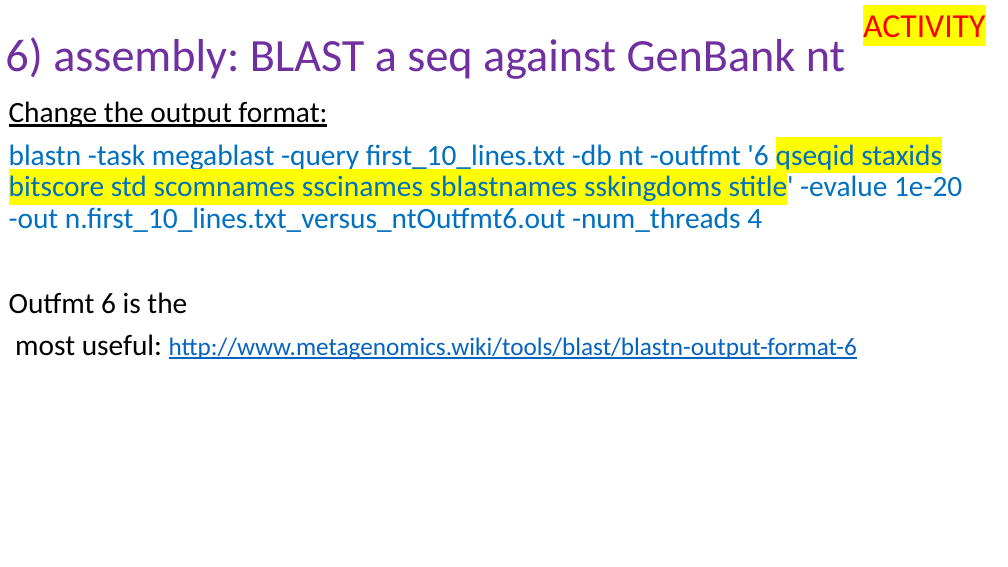
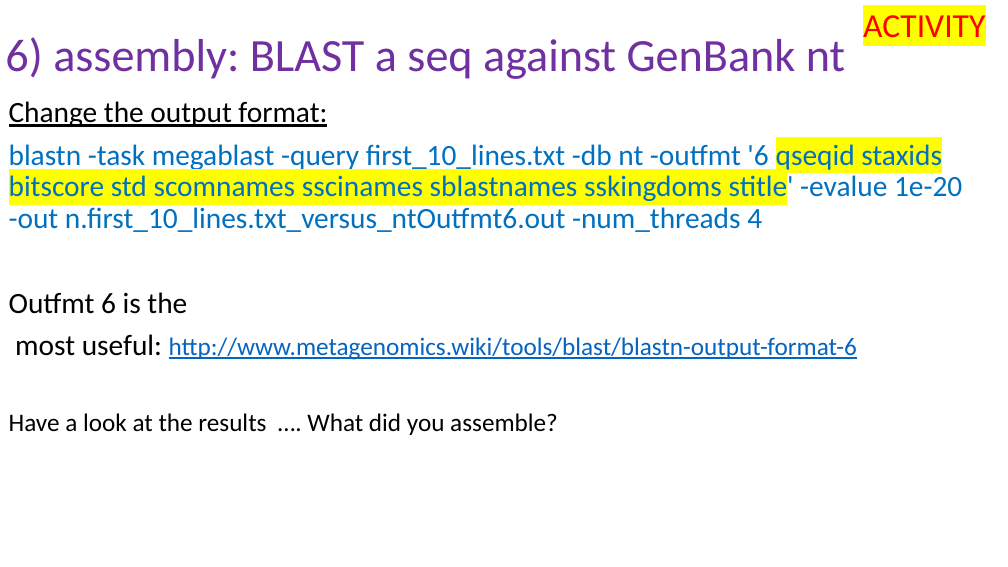
Before and after one commit to peterthorpe5/genome_assembly_workshop, a slide deck: slide 34 of powerpoint/6_assembly.pptx. Drawn at 1008x567 pixels with LibreOffice and Linux fonts; fonts in the diff are those of the drawing. Boxes give left, top, right and bottom in pixels: in the first picture for what was removed or moved away, otherwise in the second. Text is boxed around its words. In the diff, an @@ line names an element or a change of style, - is before the commit and + after.

Commit message:
updated blast info

```diff
--- a/powerpoint/6_assembly.pptx
+++ b/powerpoint/6_assembly.pptx
@@ text at [9, 413, 558, 435]: paragraph added @@
+Have a look at the results …. What did you assemble?
```
Also in this commit, not shown: 2 other slides changed, 1 slide added.
